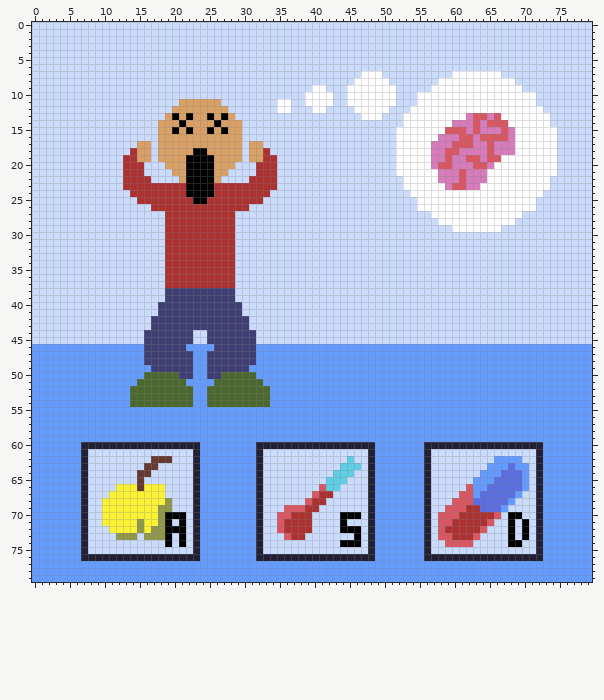
Two states of a sprite sheet, assets/bg_notahead.png. Above, as it was before the edit.
The file is 80x80 pixels.
Now the later version:
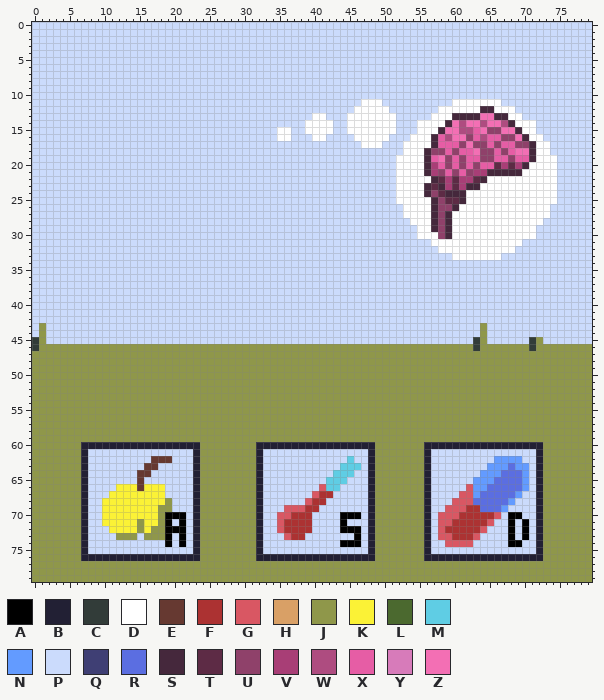
Palette (. is transparent): A #000000  B #222034  C #323c39  D #ffffff  E #663931  F #ac3232  G #d95763  H #d9a066  J #8f974a  K #fbf236  L #4b692f  M #5fcde4  N #639bff  P #cbdbfc  Q #3f3f74  R #5b6ee1  S #45283c  T #5d2b45  U #8f416a  V #a83e76  W #ae4c80  X #e65da5  Y #d77bba  Z #f36fb4
Difference:
Changed rows in their new state; - is an unchanged pixel.
first column x 0:
 7 -----------------------------------------------PPP----------PPPPPPP-------------
 8 ----------------------------------------------PPPPP-------PPPPPPPPPPP-----------
 9 ----------------------------------------PP---PPPPPPP-----PPPPPPPPPPPPP----------
10 ---------------------------------------PPPP--PPPPPPP---PPPPPPPPPPPPPPPPP--------
11 ---------------------PPPPPP--------PP--PPPP--PP---PP---PPPPP-------PPPPP--------
12 --------------------PPPPPPPP-------PP---PP------------PPPP------SS---PPPP-------
13 -------------------PPPPPPPPPP-----------DD---DD---DD-PPPP---SSSSZZSS--PPPP------
14 ------------------PPPPPPPPPPPP---------DDDD--DDDDDDD-PP----SZWZZWZZWS---PP------
15 ------------------PPPPPPPPPPPP-----DD--DDDD--DDDDDDDPPP---SZZWWXZUUZZS--PPP-----
16 ------------------PPPPPPPPPPPP-----DD---DD----DDDDD-PP---SXWZZUXWXXUUZS--PP-----
17 ---------------PP-PPPPPPPPPPPP-PP--------------DDD--P----SXXXUZUUXUXXUUS--P-----
18 --------------PPP-PPPPPPPPPPPP-PPP------------------P---SUUXUXXZUUXUXZZS--P-----
19 -------------PPPP-PPPPPPPPPPPP-PPPP---------------------SXZUXUXXUUXXUXXS--------
20 -------------PPP---PPPPPPPPPP---PPP---------------------SVXUXUXUXXTVTVS---------
21 -------------PPP----PPPPPPPP----PPP---------------------SVUXUXUVVSSSSS----------
22 -------------PPPP----PPPPPP----PPPP-----------------D----STVTVVTS---------D-----
23 -------------PPPPPPPPPPPPPPPPPPPPPP-----------------D---STSVTVSS----------D-----
24 --------------PPPPPPPPPPPPPPPPPPPP------------------DD--SUTSSS-----------DD-----
25 ---------------PPPPPPPPPPPPPPPPPP-------------------DDD--SUTTS----------DDD-----
26 -----------------PPPPPPPPPPPPPP----------------------DD--SUUS-----------DD------
27 -------------------PPPPPPPPPP------------------------DDDDSUS----------DDDD------
28 -------------------PPPPPPPPPP-------------------------DDDSUS---------DDDD-------
29 -------------------PPPPPPPPPP--------------------------DDSUS-------DDDDD--------
30 -------------------PPPPPPPPPP--------------------------DDDUSDDDDDDDDDDDD--------
31 -------------------PPPPPPPPPP----------------------------DDDDDDDDDDDDD----------
32 -------------------PPPPPPPPPP-----------------------------DDDDDDDDDDD-----------
33 -------------------PPPPPPPPPP-------------------------------DDDDDDD-------------
34 -------------------PPPPPPPPPP---------------------------------------------------
35 -------------------PPPPPPPPPP---------------------------------------------------
36 -------------------PPPPPPPPPP---------------------------------------------------
37 -------------------PPPPPPPPPP---------------------------------------------------
38 -------------------PPPPPPPPPP---------------------------------------------------
39 -------------------PPPPPPPPPP---------------------------------------------------
40 ------------------PPPPPPPPPPPP--------------------------------------------------
41 ------------------PPPPPPPPPPPP--------------------------------------------------
42 -----------------PPPPPPPPPPPPPP-------------------------------------------------
43 -J---------------PPPPPPPPPPPPPP---------------------------------J---------------
44 -J--------------PPPPPPP--PPPPPPP--------------------------------J---------------
45 CJ--------------PPPPPPP--PPPPPPP-------------------------------CJ------CJ-------
46 CJJJJJJJJJJJJJJJJJJJJJJJJJJJJJJJJJJJJJJJJJJJJJJJJJJJJJJJJJJJJJJCJJJJJJJCJJJJJJJJ
47 JJJJJJJJJJJJJJJJJJJJJJJJJJJJJJJJJJJJJJJJJJJJJJJJJJJJJJJJJJJJJJJJJJJJJJJJJJJJJJJJ
48 JJJJJJJJJJJJJJJJJJJJJJJJJJJJJJJJJJJJJJJJJJJJJJJJJJJJJJJJJJJJJJJJJJJJJJJJJJJJJJJJ
49 JJJJJJJJJJJJJJJJJJJJJJJJJJJJJJJJJJJJJJJJJJJJJJJJJJJJJJJJJJJJJJJJJJJJJJJJJJJJJJJJ
50 JJJJJJJJJJJJJJJJJJJJJJJJJJJJJJJJJJJJJJJJJJJJJJJJJJJJJJJJJJJJJJJJJJJJJJJJJJJJJJJJ
51 JJJJJJJJJJJJJJJJJJJJJJJJJJJJJJJJJJJJJJJJJJJJJJJJJJJJJJJJJJJJJJJJJJJJJJJJJJJJJJJJ
52 JJJJJJJJJJJJJJJJJJJJJJJJJJJJJJJJJJJJJJJJJJJJJJJJJJJJJJJJJJJJJJJJJJJJJJJJJJJJJJJJ
53 JJJJJJJJJJJJJJJJJJJJJJJJJJJJJJJJJJJJJJJJJJJJJJJJJJJJJJJJJJJJJJJJJJJJJJJJJJJJJJJJ
54 JJJJJJJJJJJJJJJJJJJJJJJJJJJJJJJJJJJJJJJJJJJJJJJJJJJJJJJJJJJJJJJJJJJJJJJJJJJJJJJJ
55 JJJJJJJJJJJJJJJJJJJJJJJJJJJJJJJJJJJJJJJJJJJJJJJJJJJJJJJJJJJJJJJJJJJJJJJJJJJJJJJJ
56 JJJJJJJJJJJJJJJJJJJJJJJJJJJJJJJJJJJJJJJJJJJJJJJJJJJJJJJJJJJJJJJJJJJJJJJJJJJJJJJJ
57 JJJJJJJJJJJJJJJJJJJJJJJJJJJJJJJJJJJJJJJJJJJJJJJJJJJJJJJJJJJJJJJJJJJJJJJJJJJJJJJJ
58 JJJJJJJJJJJJJJJJJJJJJJJJJJJJJJJJJJJJJJJJJJJJJJJJJJJJJJJJJJJJJJJJJJJJJJJJJJJJJJJJ
59 JJJJJJJJJJJJJJJJJJJJJJJJJJJJJJJJJJJJJJJJJJJJJJJJJJJJJJJJJJJJJJJJJJJJJJJJJJJJJJJJ
60 JJJJJJJ-----------------JJJJJJJJ-----------------JJJJJJJ-----------------JJJJJJJ
61 JJJJJJJ-----------------JJJJJJJJ-----------------JJJJJJJ-----------------JJJJJJJ
62 JJJJJJJ-----------------JJJJJJJJ-----------------JJJJJJJ-----------------JJJJJJJ
63 JJJJJJJ-----------------JJJJJJJJ-----------------JJJJJJJ-----------------JJJJJJJ
64 JJJJJJJ-----------------JJJJJJJJ-----------------JJJJJJJ-----------------JJJJJJJ
65 JJJJJJJ-----------------JJJJJJJJ-----------------JJJJJJJ-----------------JJJJJJJ
66 JJJJJJJ-----------------JJJJJJJJ-----------------JJJJJJJ-----------------JJJJJJJ
67 JJJJJJJ-----------------JJJJJJJJ-----------------JJJJJJJ-----------------JJJJJJJ
68 JJJJJJJ-----------------JJJJJJJJ-----------------JJJJJJJ-----------------JJJJJJJ
69 JJJJJJJ-----------------JJJJJJJJ-----------------JJJJJJJ-----------------JJJJJJJ
70 JJJJJJJ-----------------JJJJJJJJ-----------------JJJJJJJ-----------------JJJJJJJ
71 JJJJJJJ-----------------JJJJJJJJ-----------------JJJJJJJ-----------------JJJJJJJ
72 JJJJJJJ-----------------JJJJJJJJ-----------------JJJJJJJ-----------------JJJJJJJ
73 JJJJJJJ-----------------JJJJJJJJ-----------------JJJJJJJ-----------------JJJJJJJ
74 JJJJJJJ-----------------JJJJJJJJ-----------------JJJJJJJ-----------------JJJJJJJ
75 JJJJJJJ-----------------JJJJJJJJ-----------------JJJJJJJ-----------------JJJJJJJ
76 JJJJJJJ-----------------JJJJJJJJ-----------------JJJJJJJ-----------------JJJJJJJ
77 JJJJJJJJJJJJJJJJJJJJJJJJJJJJJJJJJJJJJJJJJJJJJJJJJJJJJJJJJJJJJJJJJJJJJJJJJJJJJJJJ
78 JJJJJJJJJJJJJJJJJJJJJJJJJJJJJJJJJJJJJJJJJJJJJJJJJJJJJJJJJJJJJJJJJJJJJJJJJJJJJJJJ
79 JJJJJJJJJJJJJJJJJJJJJJJJJJJJJJJJJJJJJJJJJJJJJJJJJJJJJJJJJJJJJJJJJJJJJJJJJJJJJJJJ
Where, in picture pixels (left, top, right, bottom), the same in both pictures:
changed: (32, 71, 592, 582)
